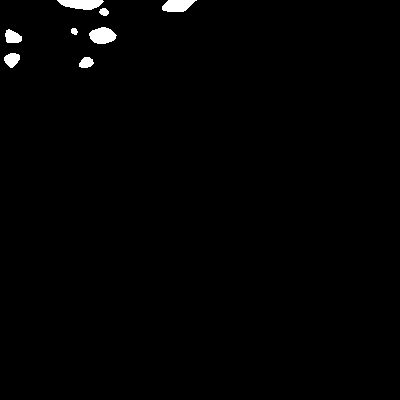
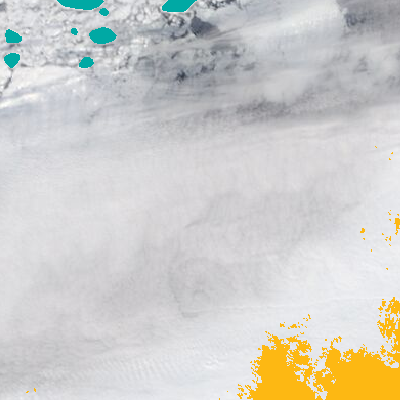
Before/after of a 400 x 400 layered artwork. What changed in the layer stack:
hid "ice floes" (1st of 2) over left=0, top=0, right=400, bottom=400
